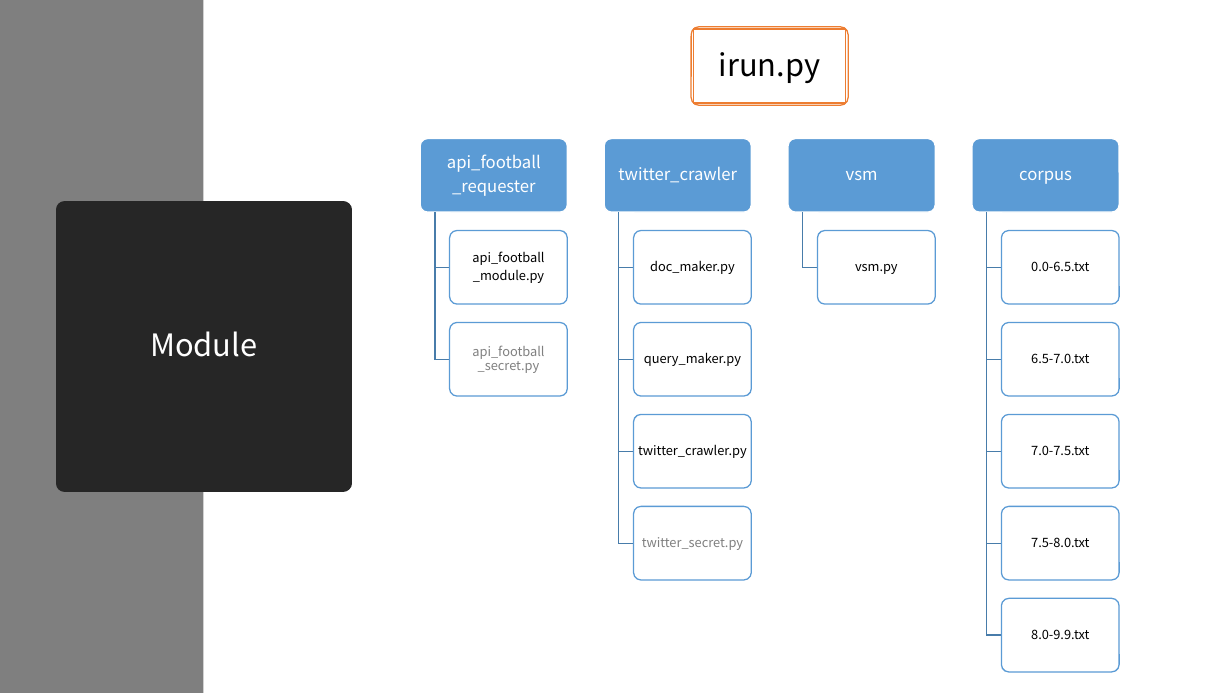
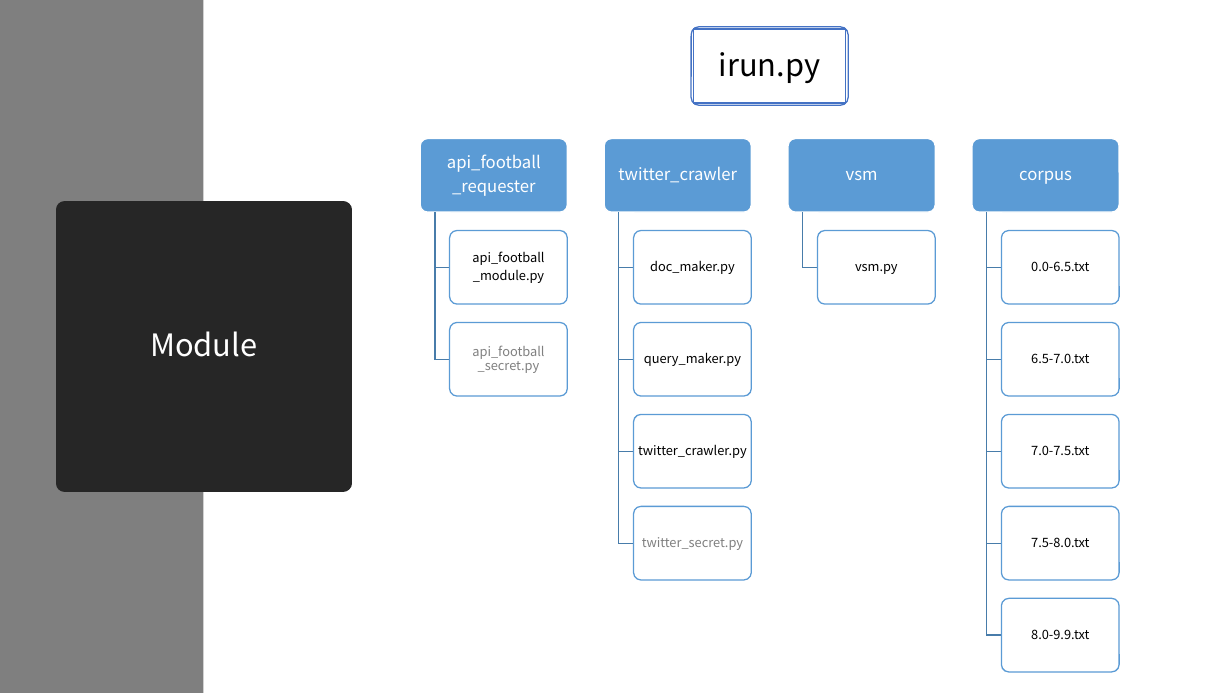
Before and after one commit to irun-soccer/irun, a slide deck: slide 10 of docs/nlp_IRun_05.pptx. Drawn at 1232x693 pixels with LibreOffice and Linux fonts; fonts in the diff are those of the drawing. Boxes give left, top, right and bottom in pixels: in the first picture for what was removed or moved away, otherwise in the second. Text is boxed around its words. In the diff, an @@ line names an element or a change of style, - is before the commit and + after.

```diff
--- a/docs/nlp_IRun_05.pptx
+++ b/docs/nlp_IRun_05.pptx
@@ rounded rectangle at box(691, 27, 848, 105): outline #ED7D31 1 pt to #4472C4 1 pt @@
@@ rectangle "irun.py" at box(694, 30, 847, 104): outline #ED7D31 1 pt to #4472C4 1 pt @@
```
Also in this commit, not shown: 1 other slide changed, 13 slides added, 1 other file.
